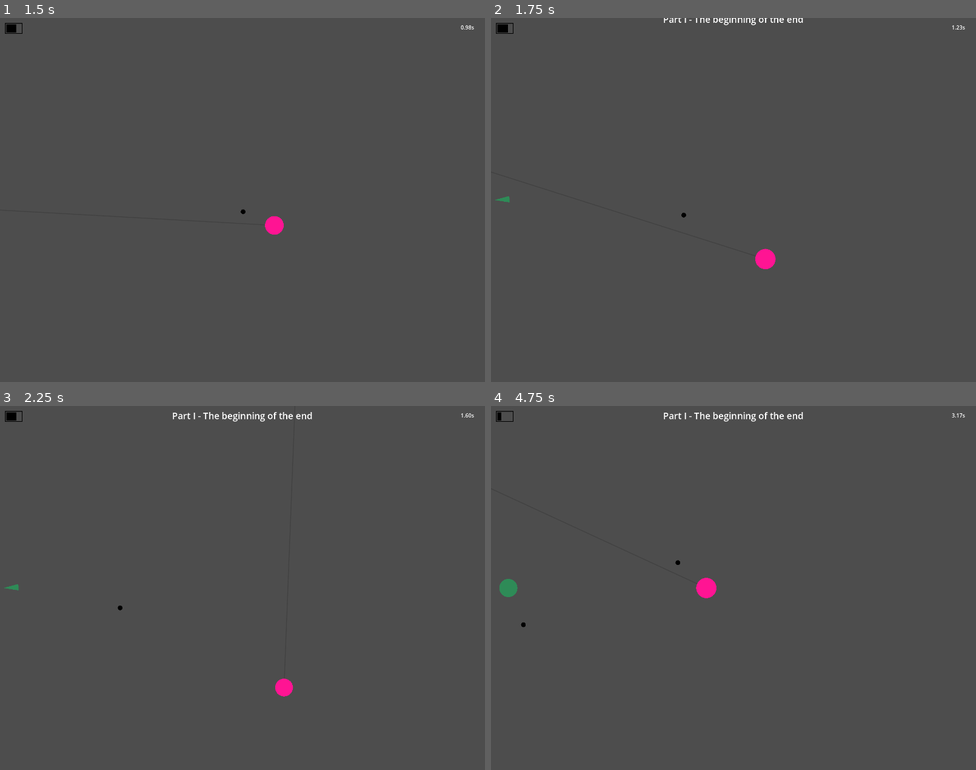
Above: before the commit, frames 1-4 (two rows, left to right).
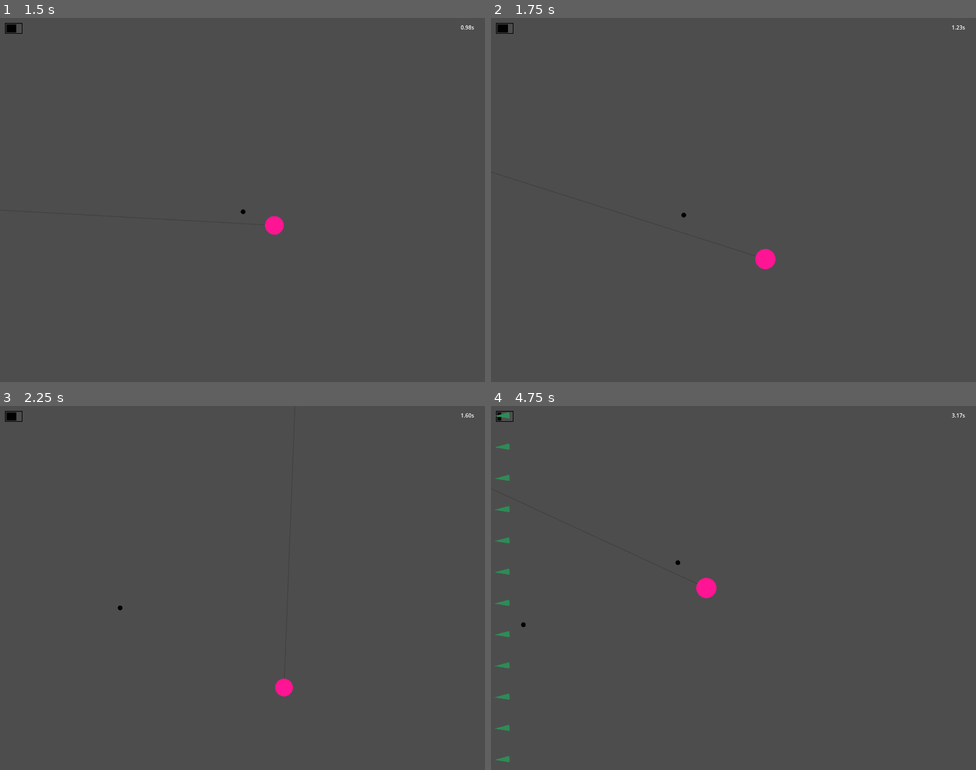
Above: after the commit, the same moments.

Repository: yancouto/psych0
Game: Godot game, scene res://runner.tscn
Two runs of this game, one before a commit and one after it. Both use one fixed random seed, a clock stepped at 60 frames per second and the inputs below.
Inputs (mouse positions are in pixels of both pictures, inside the frame that each line leads up to):
- Up to frame 1 (1.5 s): tap Enter at 0.5 s; move the mouse to (349, 181) at 0.52 s; hold D (move_right) 0.53-1.28 s; hold Right mouse button (bullet_time) 0.53-1.28 s; move the mouse to (145, 218) at 1.27 s; hold S (move_down) from 1.28 s (still down); click (145, 218) at 1.35 s
- Up to frame 2 (1.75 s): keep holding S (move_down)
- Up to frame 3 (2.25 s): move the mouse to (291, 507) at 2.02 s; release S (move_down) at 2.03 s; hold D (move_right) from 2.03 s (still down); hold Right mouse button (bullet_time) from 2.03 s (still down)
- Up to frame 4 (4.75 s): move the mouse to (709, 660) at 2.77 s; release D (move_right) at 2.78 s; release Right mouse button (bullet_time) at 2.78 s; hold W (move_up) 2.78-3.53 s; click (709, 660) at 2.85 s; move the mouse to (879, 642) at 3.52 s; hold Right mouse button (bullet_time) 3.53-4.28 s; hold A (move_left) from 3.53 s (still down); move the mouse to (588, 533) at 4.27 s; click (588, 533) at 4.35 s

Frame 1 is identical in both runs. In frame 2, 0.2% of the frame differs, in the area x 0-65%, y 0-51%; in frame 3, 0.3%; in frame 4, 0.7%, in the area x 0-65%, y 1-98%.

Commit message:
Good enough part I
Might need some tweaks later, but good enough

Diff:
--- a/levels/level1.gd
+++ b/levels/level1.gd
@@ -3,6 +3,10 @@
 var F := Formation
 const E := LevelEvent.EnemyType
 const Speed := LevelEvent.BasicSpeed
+const Top := Formation.HorizontalLineSide.Top
+const Bottom := Formation.HorizontalLineSide.Bottom
+const Left := Formation.VerticalLineSide.Left
+const Right := Formation.VerticalLineSide.Right
 
 func top_bottom(amount: int) -> void:
 	spawn(F.VerticalLine.new(amount / 2, F.VerticalLineSide.Left, F.VerticalLinePlacement.Distribute.new(0, H / 2), 1.5))
@@ -25,22 +29,27 @@
 	wait(2)
 	spawn(F.Single.new(Vector2(-r, H / 2), Speed.new(s, 0), r))
 	wait_until_no_enemies()
-	spawn(F.Circle.new(2, -PI/2, 1, [E.Basic3]))
+	spawn(F.Circle.new(2, -PI/2, 1, [E.Basic1]))
 	wait(3)
 
 	spawn(F.Circle.new(4, 0, 1, [E.Basic1]))
 	wait(2)
-	spawn(F.Circle.new(2, -screen_angle, 1, [E.Basic3]))
-	spawn(F.Circle.new(2, screen_angle, 1, [E.Basic3]))
-	wait_until_no_enemies()
-
-	wait(2)
-	spawn(F.HorizontalLine.new(10, F.HorizontalLineSide.Top, F.HorizontalLinePlacement.Distribute.new()))
-	wait(1)
-	for _i in 3:
-		spawn(F.HorizontalLine.new(12, F.HorizontalLineSide.Bottom, F.HorizontalLinePlacement.Distribute.new(), 1, 1))
-		wait(0.5)
-	wait_until_no_enemies()
+	spawn(F.Circle.new(2, -screen_angle, 1, [E.Basic1]))
+	spawn(F.Circle.new(2, screen_angle, 1, [E.Basic1]))
+	wait_until_no_enemies()
+	reset()
+
+	wait(2)
+
+	for i in 4:
+		spawn(F.VerticalLine.new(12, F.VerticalLineSide.Left, F.VerticalLinePlacement.Distribute.new(), 1.3 if i < 3 else 2, 1))
+		wait((4 - i) * 0.2 + 0.2)
+	wait(0.5)
+	spawn(F.VerticalLine.new(14, F.VerticalLineSide.Right, F.VerticalLinePlacement.Distribute.new(), 1.3))
+	wait_until_no_enemies()
+
+	spawn(F.Spiral.new(4, 4, 400, 0., 1., 1., [E.Basic3]))
+	wait(8)
 
 
 	spawn(F.HorizontalLine.new(15, F.HorizontalLineSide.Top, F.HorizontalLinePlacement.V.new(100), 1))
@@ -61,8 +70,19 @@
 			spawn(F.VerticalLine.new(8, F.VerticalLineSide.Left, F.VerticalLinePlacement.Distribute.new(), 0.5))
 		wait(1)
 		spawn(F.HorizontalLine.new(17, F.HorizontalLineSide.Top, F.HorizontalLinePlacement.Gap.new(((4 - i) + 1) * (W / 6), 200), 1, 1, [E.Basic3]))
-	wait_until_no_enemies()
-
+	wait(4.5)
+
+	reset_indicator_time()
+	for side in [Top, Bottom]:
+		spawn(F.HorizontalLine.new(18, side, F.HorizontalLinePlacement.Gap.new(W / 2, 150)))
+	wait(1.5)
+	for side in [Left, Right]:
+		spawn(F.VerticalLine.new(14, side, F.VerticalLinePlacement.Distribute.new(125)))
+	for side in [Top, Bottom]:
+		spawn(F.HorizontalLine.new(6, side, F.HorizontalLinePlacement.Distribute.new(W * .35)))
+	wait_until_no_enemies()
+
+	set_indicator_time(1)
 	var extra: Array[Formation] = [
 		F.VerticalLine.new(8, F.VerticalLineSide.Right, F.VerticalLinePlacement.Distribute.new(), 1),
 		null,
@@ -77,7 +97,7 @@
 		spawn(F.VerticalLine.new(13, F.VerticalLineSide.Left, F.VerticalLinePlacement.Gap.new((i + 1) * (H / 6), 200), 1., 0.75, [E.Basic3]))
 	wait_until_no_enemies()
 
-	spawn(F.Multiple.new(50, Vector2(W + r, H / 2), Speed.new(-0.75, 0), Vector2.RIGHT, 0.1, r, [E.Basic3]))
+	spawn(F.Multiple.new(42, Vector2(W + r, H / 2), Speed.new(-0.75, 0), Vector2.RIGHT, 0.1, r, [E.Basic3]))
 	wait(5)
 	for i in range(5):
 		wait(1)
@@ -91,12 +111,12 @@
 
 	wait(2)
 	spawn(F.Spiral.new(8, 8, 100, 0, 1))
-	wait(7)
+	wait(6)
 	spawn(F.Spiral.new(12, 20, 150, 0, 1.5).invert())
 	wait(4)
 	spawn(F.VerticalLine.new(10, F.VerticalLineSide.Left, F.VerticalLinePlacement.Distribute.new(), .5))
 	spawn(F.VerticalLine.new(10, F.VerticalLineSide.Right, F.VerticalLinePlacement.Distribute.new(), .5))
-	wait(7)
+	wait(6)
 	spawn(F.Spiral.new(20, 100, 50))
 	wait(5)
 	spawn(F.VerticalLine.new(11, F.VerticalLineSide.Left, F.VerticalLinePlacement.Distribute.new(), .75))
@@ -106,12 +126,6 @@
 	for i in range(3):
 		wait(1.5)
 		spawn(F.HorizontalLine.new(11, F.HorizontalLineSide.Top, F.HorizontalLinePlacement.V.new(50 + 50 * i), .5))
-	wait_until_no_enemies()
-
-	set_indicator_time(5)
-	wait(6)
-	spawn(F.Circle.new(16, 0, 0.5, [E.Basic1, E.Basic3]).set_follow_player())
-	reset_indicator_time()
 	wait_until_no_enemies()
 
 	level_part("Part II - Circle madness")
@@ -181,3 +195,10 @@
 		spawn(F.HorizontalLine.new(4 + i * 3, F.HorizontalLineSide.Bottom, F.HorizontalLinePlacement.Gap.new(W / 2, 100 + (4 - i) * ((W - 100) / 5)), 0.7, 1., [E.Basic3]))
 		wait(1.2)
 	wait_until_no_enemies()
+
+	level_part("Part III - They're after you")
+	set_indicator_time(5)
+	wait(6)
+	spawn(F.Circle.new(16, 0, 0.5, [E.Basic1, E.Basic3]).set_follow_player())
+	reset_indicator_time()
+	wait_until_no_enemies()
